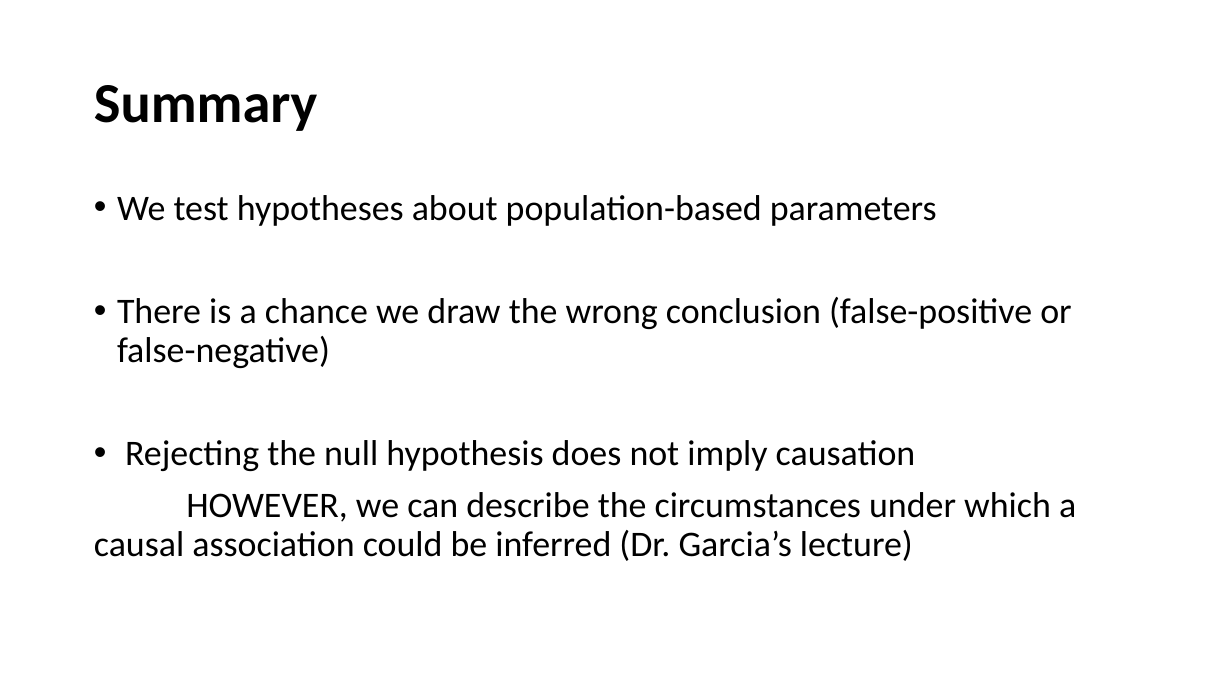
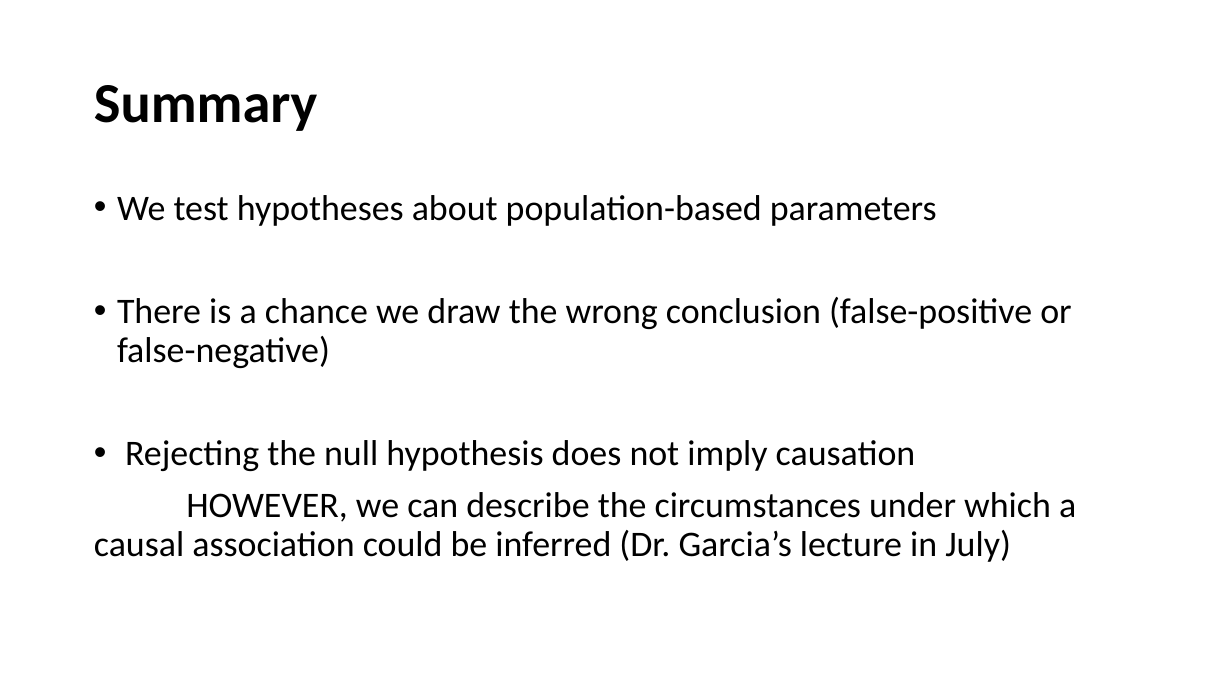
Before and after one commit to USCbiostats/LAsBEST, a slide deck: slide 22 of google-drive/week02/2Tues/1_lasbest-hypothesis-testing.pptx. Drawn at 1232x693 pixels with LibreOffice and Linux fonts; fonts in the diff are those of the drawing; background and template pictures are left out. Boxes give left, top, right and bottom in pixels: in the first picture for what was removed or moved away, otherwise in the second. Text is boxed around its words. In the diff, an @@ line names an element or a change of style, - is before the commit and + after.

Commit message:
fix ht typo

```diff
--- a/google-drive/week02/2Tues/1_lasbest-hypothesis-testing.pptx
+++ b/google-drive/week02/2Tues/1_lasbest-hypothesis-testing.pptx
@@ text at box(94, 492, 1076, 562): text changed @@
-HOWEVER, we can describe the circumstances under which a causal association could be inferred (Dr. Garcia’s lecture)
+HOWEVER, we can describe the circumstances under which a causal association could be inferred (Dr. Garcia’s lecture in July)
```
Also in this commit, not shown: 2 other slides changed.
